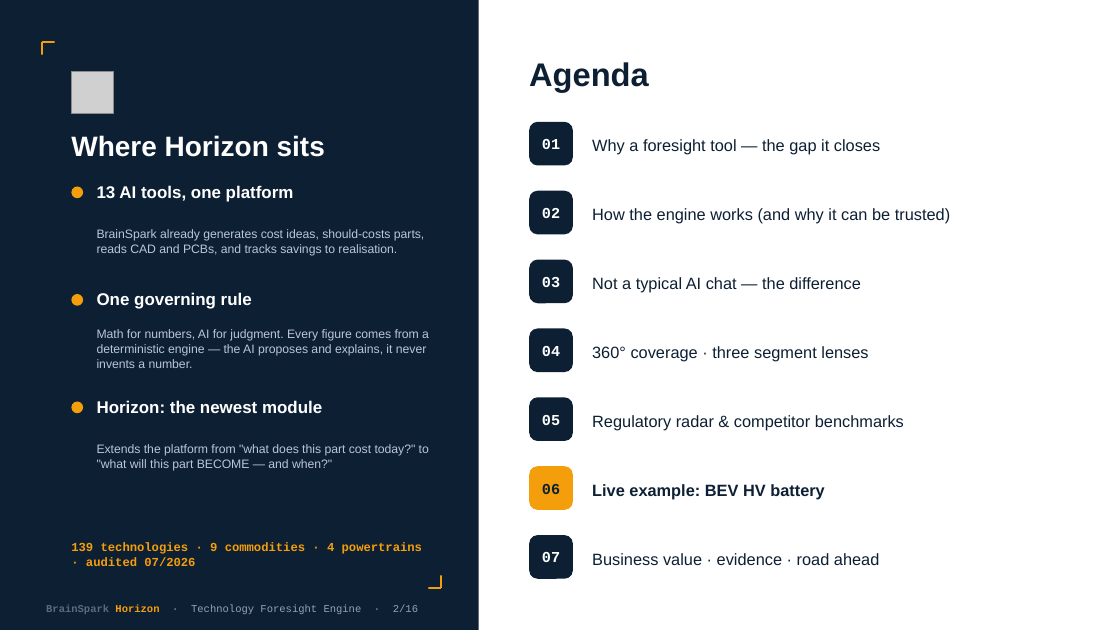
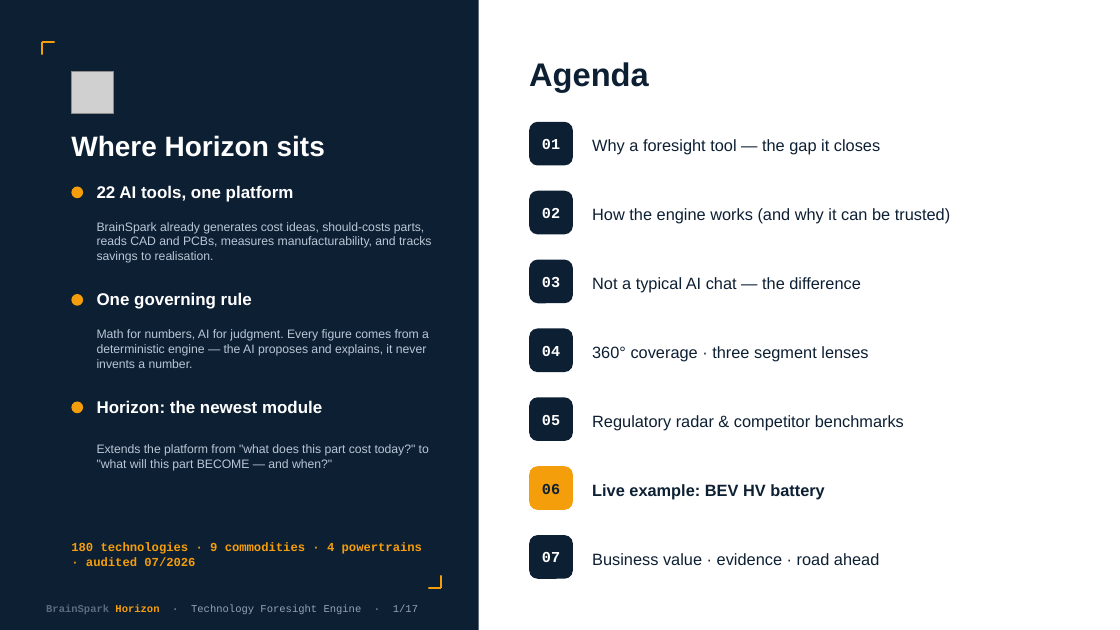
Before and after one commit to bhosaleavinash546/leamington-marathi, a slide deck: slide 2 of BrainSpark_Horizon_Director.pptx. Drawn at 1120x630 pixels with LibreOffice and Linux fonts; fonts in the diff are those of the drawing; grey boxes stand for pictures. Boxes give left, top, right and bottom in pixels: in the first picture for what was removed or moved away, otherwise in the second. Text is boxed around its words. In the diff, an @@ line names an element or a change of style, - is before the commit and + after.

```diff
--- a/BrainSpark_Horizon_Director.pptx
+++ b/BrainSpark_Horizon_Director.pptx
@@ text at box(97, 185, 294, 202): text changed @@
-13 AI tools, one platform
+22 AI tools, one platform
@@ text at box(97, 222, 431, 263): text changed @@
-BrainSpark already generates cost ideas, should-costs parts, reads CAD and PCBs, and tracks savings to realisation.
+BrainSpark already generates cost ideas, should-costs parts, reads CAD and PCBs, measures manufacturability, and tracks savings to realisation.
@@ text at box(71, 543, 422, 566): text changed @@
-139 technologies · 9 commodities · 4 powertrains · audited 07/2026
+180 technologies · 9 commodities · 4 powertrains · audited 07/2026
@@ text at box(46, 605, 418, 614): text changed @@
-BrainSpark Horizon · Technology Foresight Engine · 2/16
+BrainSpark Horizon · Technology Foresight Engine · 1/17
```
Also in this commit, not shown: 13 other slides changed, 1 slide added, 9 other files.
